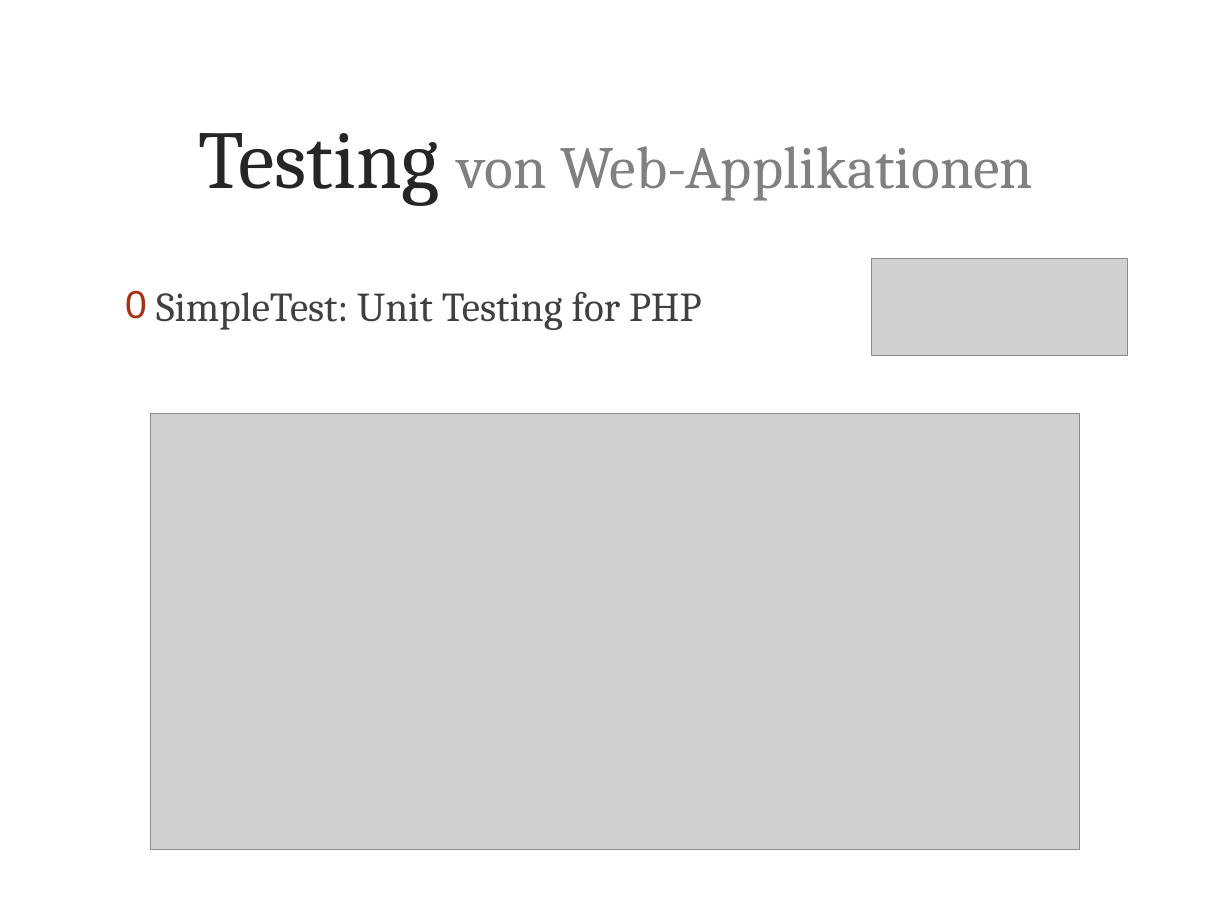
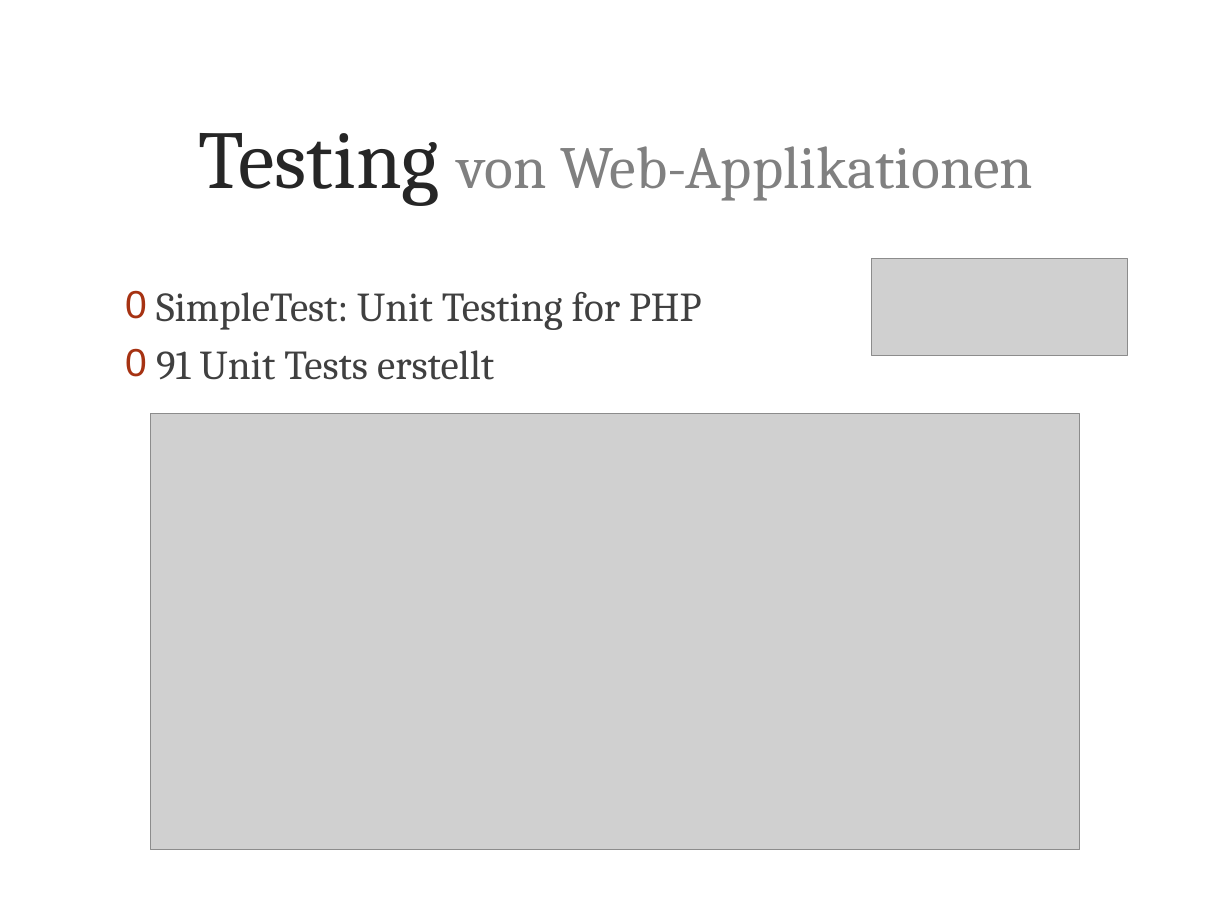
Before and after one commit to metaodi/TrailDevilsXPl-2, a slide deck: slide 12 of _DOCUMENTATION/Presentation/Praesentation-Traildevils-XPl2.pptx (slide 11 before the commit). Drawn at 1232x924 pixels with LibreOffice and Linux fonts; fonts in the diff are those of the drawing; grey boxes stand for pictures; background and template pictures are left out. Boxes give left, top, right and bottom in pixels: in the first picture for what was removed or moved away, otherwise in the second. Text is boxed around its words. In the diff, an @@ line names an element or a change of style, - is before the commit and + after.

```diff
--- a/_DOCUMENTATION/Presentation/Praesentation-Traildevils-XPl2.pptx
+++ b/_DOCUMENTATION/Presentation/Praesentation-Traildevils-XPl2.pptx
@@ text at [156,350,494,380]: paragraph added @@
+0 91 Unit Tests erstellt
```
Also in this commit, not shown: 10 other slides changed, 2 slides added, 3 slides removed.
